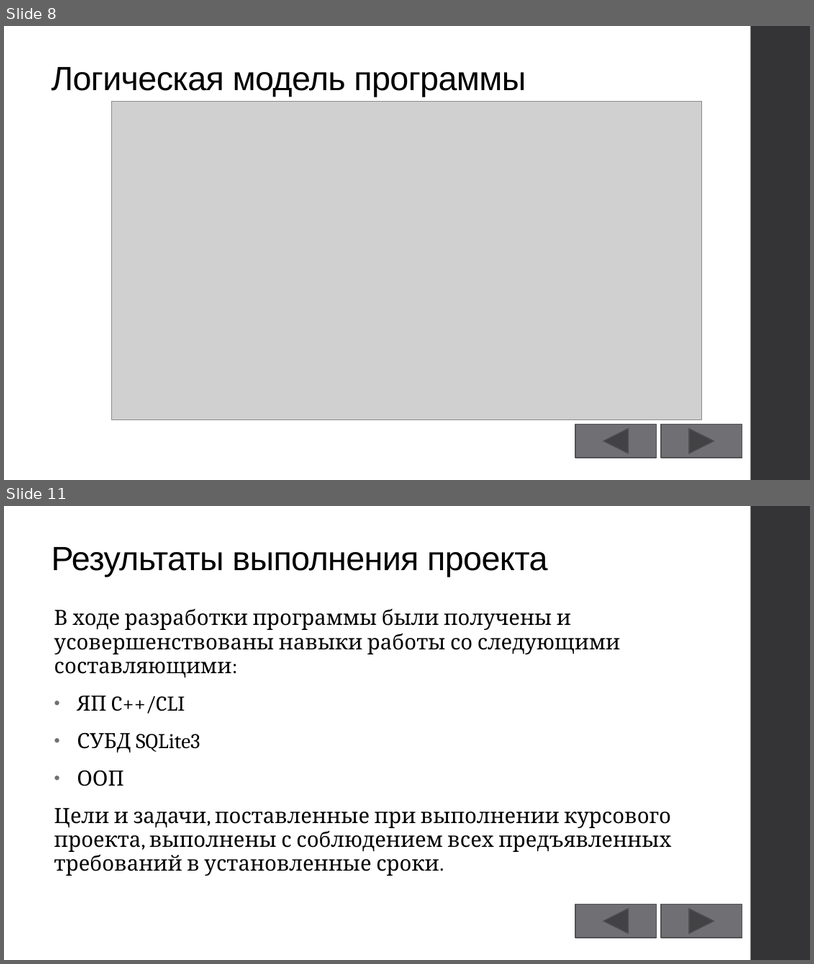
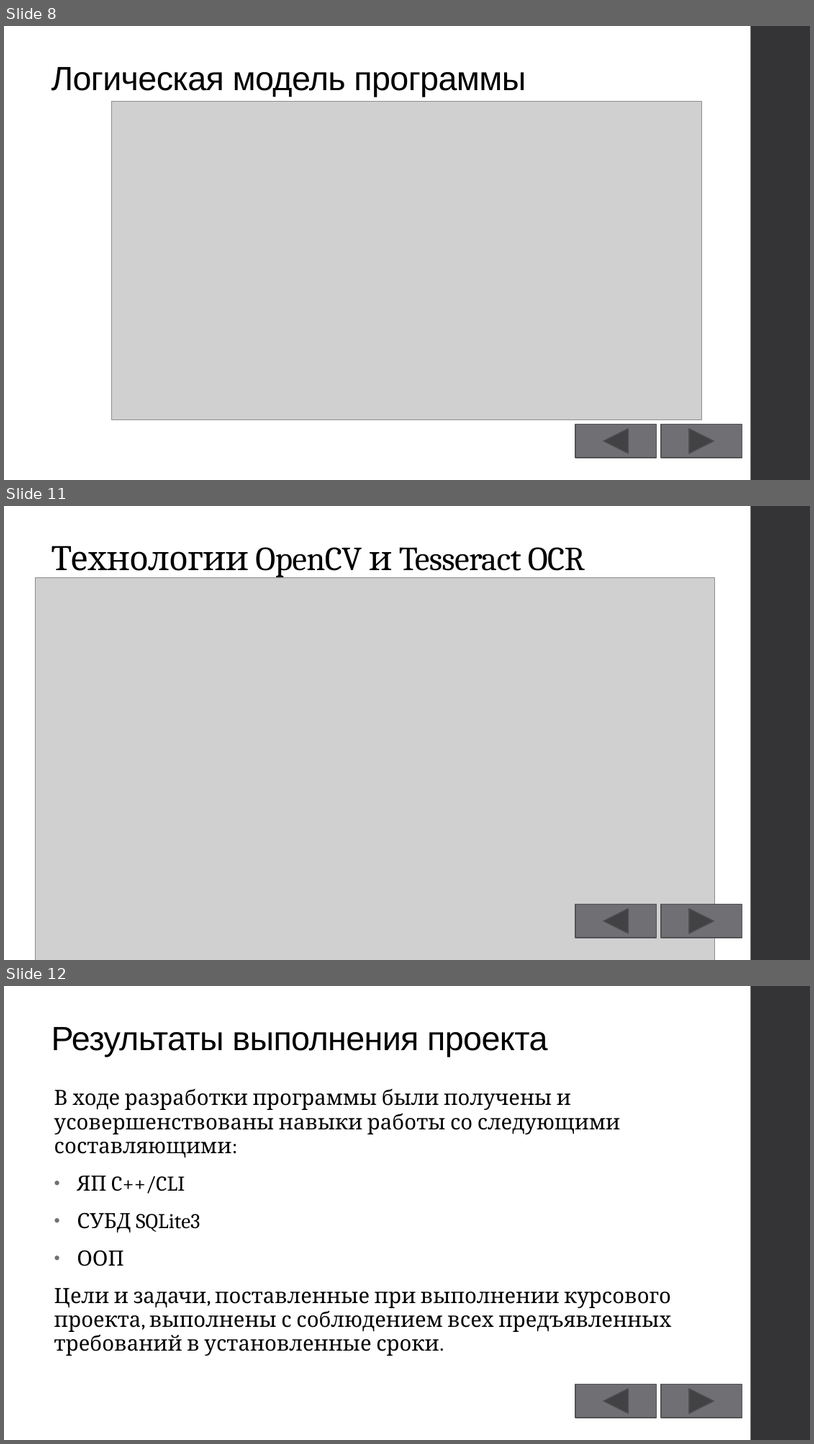
Before and after one commit to GeorgiyDemo/SMSSender, a slide deck: Презентация.pptx. Shown one above the other, each under a label of ours: slides 8 and 11 before the commit, slides 8, 11 and 12 after it; the slides between them are not shown. The pictures are 814x964 and 814x1444 pixels, drawn with LibreOffice and Linux fonts; fonts in the diff are those of the drawing; grey boxes stand for pictures. Boxes give left, top, right and bottom in pixels: in the first picture for what was removed or moved away, otherwise in the second. Text is boxed around its words. In the diff, an @@ line names an element or a change of style, - is before the commit and + after.

```diff
--- a/Презентация.pptx
+++ b/Презентация.pptx
@@ slide 11 added at [4, 506, 810, 960], background #FFFFFF; not listed: 1 template element that a slide beside it also shows @@
@@ title added at [52, 546, 586, 579], 40 pt, text #000000 @@
+Технологии OpenCV и Tesseract OCR
@@ picture added at [36, 577, 715, 960] @@
@@ action button back previous added at [576, 904, 657, 937], fill #6F6F74, outline #525256 1.1 pt @@
@@ action button forward next added at [661, 904, 743, 937], fill #6F6F74, outline #525256 1.1 pt @@
@@ what was slide 11 is now slide 12 @@
```
Also in this commit, not shown: 3 slides changed, 53 other files.
